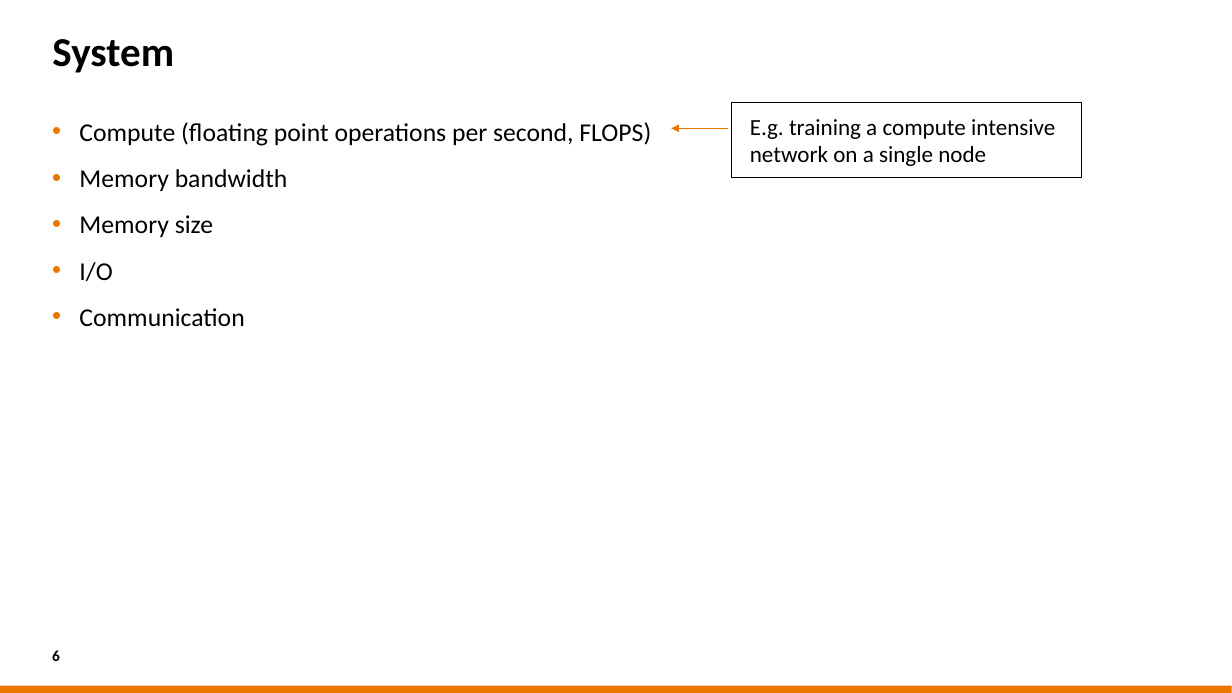
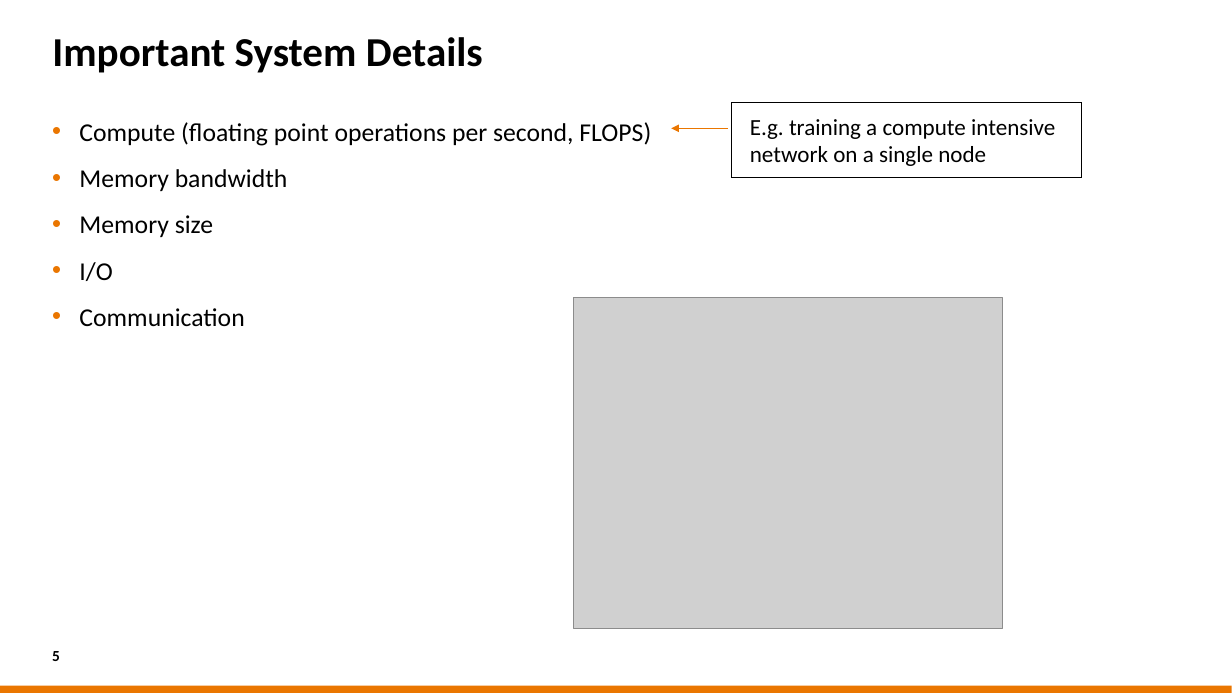
Before and after one commit to sara-nl/HPML-course-materials, a slide deck: slide 5 of Day2/slides/hardware.pptx (slide 6 before the commit). Drawn at 1232x693 pixels with LibreOffice and Linux fonts; fonts in the diff are those of the drawing; grey boxes stand for pictures; background and template pictures are left out. Boxes give left, top, right and bottom in pixels: in the first picture for what was removed or moved away, otherwise in the second. Text is boxed around its words. In the diff, an @@ line names an element or a change of style, - is before the commit and + after.

```diff
--- a/Day2/slides/hardware.pptx
+++ b/Day2/slides/hardware.pptx
@@ title at [52,37,483,73]: text changed @@
-System
+Important System Details
@@ picture added at [573,298,1003,628] @@
@@ page number at [52,651,60,661]: text changed @@
-6
+5
```
Also in this commit, not shown: 12 other slides changed, 2 slides added, 4 slides removed, 2 other files.
